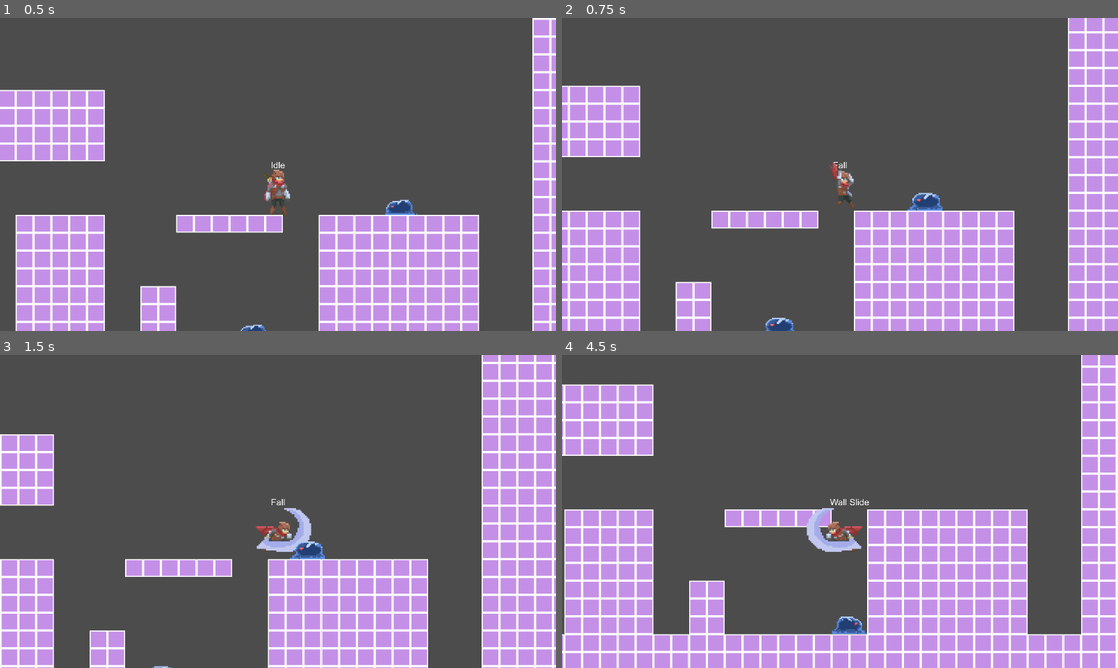
Above: before the commit, frames 1-4 (two rows, left to right).
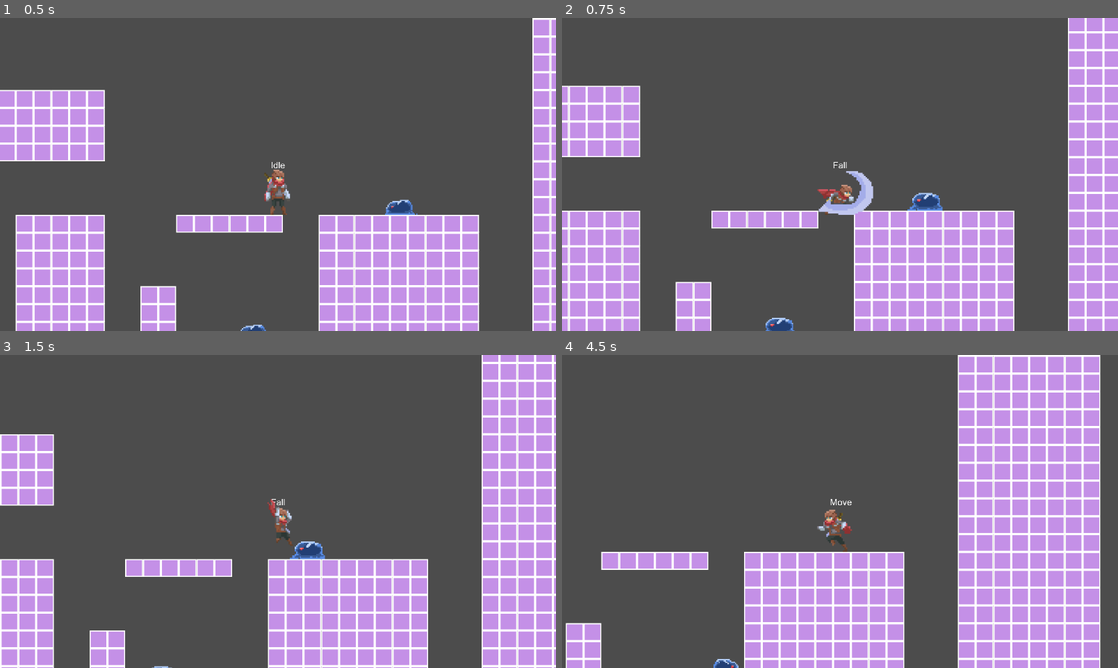
Above: after the commit, the same moments.

Repository: mfudg395/Caverna
Game: Godot game, scene res://src/Level.tscn
The game is run twice, just before and just after one commit, with the same random seed, the same clock (stepped at 60 frames per second) and the same inputs.
Inputs:
- Up to frame 1 (0.5 s): no input
- Up to frame 2 (0.75 s): hold D (move_right) from 0.53 s (still down); tap K (attack, bound only after the commit) at 0.6 s
- Up to frame 3 (1.5 s): keep holding D (move_right); tap Space (jump) at 0.77 s; tap Shift (attack, bound only before the commit) at 1.35 s
- Up to frame 4 (4.5 s): tap Space (jump) at 1.52, 3.02, 3.77 s; release D (move_right) at 2.03 s; hold A (move_left) 2.03-2.78 s; tap J (dash, bound only after the commit) at 2.1 s; hold D (move_right) 2.78-4.28 s; tap E (dash, bound only before the commit) at 2.85 s; tap K (attack, bound only after the commit) at 3.6 s; hold A (move_left) from 4.28 s (still down); tap Shift (attack, bound only before the commit) at 4.35 s

Frame 1 is identical in both runs. In frame 2, 0.9% of the frame differs, in the area x 45-56%, y 46-63%; in frame 3, 0.9%; in frame 4, 53%, in the area x 0-100%, y 0-100%.

Commit message:
updated dash and attack keyboard binds

Diff:
--- a/project.godot
+++ b/project.godot
@@ -64,12 +64,12 @@
 }
 dash={
 "deadzone": 0.5,
-"events": [ Object(InputEventKey,"resource_local_to_scene":false,"resource_name":"","device":0,"alt":false,"shift":false,"control":false,"meta":false,"command":false,"pressed":false,"scancode":69,"physical_scancode":0,"unicode":0,"echo":false,"script":null)
+"events": [ Object(InputEventKey,"resource_local_to_scene":false,"resource_name":"","device":0,"alt":false,"shift":false,"control":false,"meta":false,"command":false,"pressed":false,"scancode":74,"physical_scancode":0,"unicode":0,"echo":false,"script":null)
  ]
 }
 attack={
 "deadzone": 0.5,
-"events": [ Object(InputEventKey,"resource_local_to_scene":false,"resource_name":"","device":0,"alt":false,"shift":false,"control":false,"meta":false,"command":false,"pressed":false,"scancode":16777237,"physical_scancode":0,"unicode":0,"echo":false,"script":null)
+"events": [ Object(InputEventKey,"resource_local_to_scene":false,"resource_name":"","device":0,"alt":false,"shift":false,"control":false,"meta":false,"command":false,"pressed":false,"scancode":75,"physical_scancode":0,"unicode":0,"echo":false,"script":null)
  ]
 }
 
